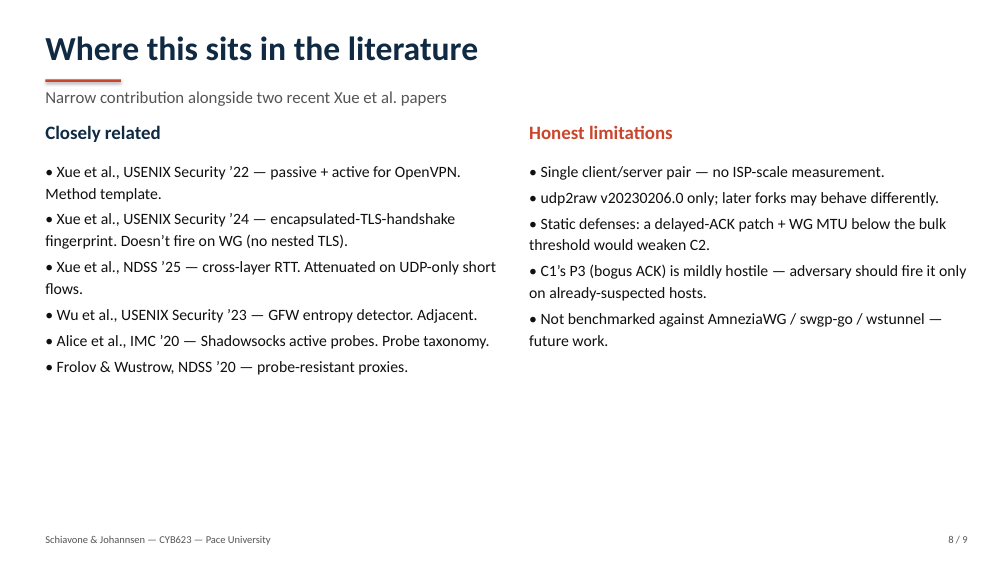
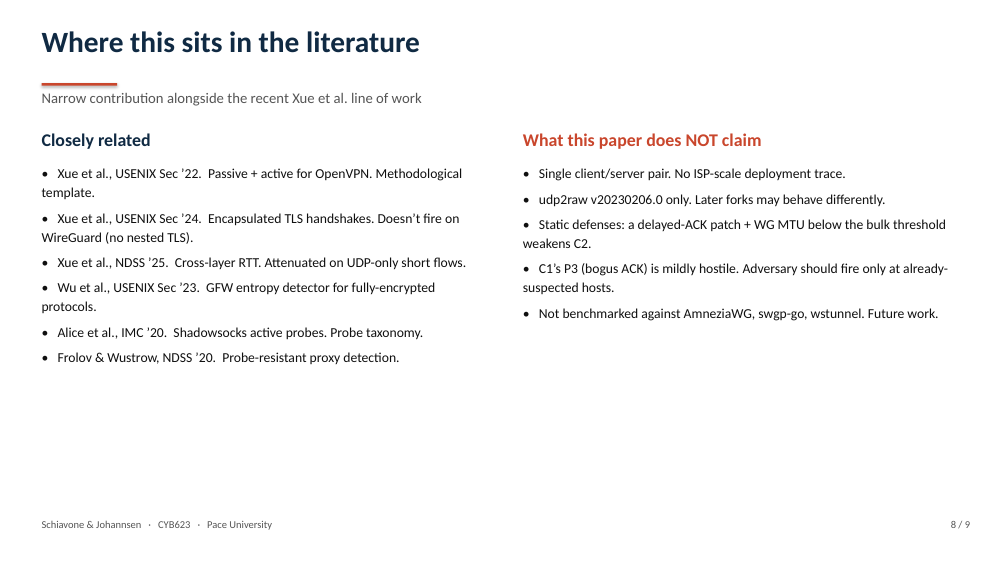
Before and after one commit to BitEU/WireGuard_Research, a slide deck: slide 8 of slides/WireGuard-udp2raw-detection.pptx. Drawn at 1008x567 pixels with LibreOffice and Linux fonts; fonts in the diff are those of the drawing. Boxes give left, top, right and bottom in pixels: in the first picture for what was removed or moved away, otherwise in the second. Text is boxed around its words. In the diff, an @@ line names an element or a change of style, - is before the commit and + after.

Commit message:
Updated pptx

```diff
--- a/slides/WireGuard-udp2raw-detection.pptx
+++ b/slides/WireGuard-udp2raw-detection.pptx
@@ text "Where this sits in the ..." at [42,31,420,53]: size 32 to 28 pt @@
@@ rectangle: place and size @@
-rectangle at [45,79,121,82]
+rectangle at [42,83,117,85]
@@ text at [42,93,422,106]: text changed; size 16 to 14 pt @@
-Narrow contribution alongside two recent Xue et al. papers
+Narrow contribution alongside the recent Xue et al. line of work
@@ text "Closely related": place and size @@
-text "Closely related" at [45,125,161,142]
+text "Closely related" at [42,133,151,149]
@@ text "Closely related" at [42,133,151,149]: size 18 to 17 pt @@
@@ text at [523,133,762,149]: text changed; size 18 to 17 pt @@
-Honest limitations
+What this paper does NOT claim
@@ text at [42,168,467,364]: text changed; size 15 to 13 pt @@
-• Xue et al., USENIX Security ’22 — passive + active for OpenVPN. Method template.
-• Xue et al., USENIX Security ’24 — encapsulated-TLS-handshake fingerprint. Doesn’t fire on WG (no nested TLS).
-• Xue et al., NDSS ’25 — cross-layer RTT. Attenuated on UDP-only short flows.
-• Wu et al., USENIX Security ’23 — GFW entropy detector. Adjacent.
-• Alice et al., IMC ’20 — Shadowsocks active probes. Probe taxonomy.
-• Frolov & Wustrow, NDSS ’20 — probe-resistant proxies.
+• Xue et al., USENIX Sec ’22. Passive + active for OpenVPN. Methodological template.
+• Xue et al., USENIX Sec ’24. Encapsulated TLS handshakes. Doesn’t fire on WireGuard (no nested TLS).
+• Xue et al., NDSS ’25. Cross-layer RTT. Attenuated on UDP-only short flows.
+• Wu et al., USENIX Sec ’23. GFW entropy detector for fully-encrypted protocols.
+• Alice et al., IMC ’20. Shadowsocks active probes. Probe taxonomy.
+• Frolov & Wustrow, NDSS ’20. Probe-resistant proxy detection.
@@ text at [523,168,948,321]: text changed; size 15 to 13 pt @@
-• Single client/server pair — no ISP-scale measurement.
-• udp2raw v20230206.0 only; later forks may behave differently.
-• Static defenses: a delayed-ACK patch + WG MTU below the bulk threshold would weaken C2.
-• C1’s P3 (bogus ACK) is mildly hostile — adversary should fire it only on already-suspected hosts.
-• Not benchmarked against AmneziaWG / swgp-go / wstunnel — future work.
+• Single client/server pair. No ISP-scale deployment trace.
+• udp2raw v20230206.0 only. Later forks may behave differently.
+• Static defenses: a delayed-ACK patch + WG MTU below the bulk threshold weakens C2.
+• C1’s P3 (bogus ACK) is mildly hostile. Adversary should fire only at already-suspected hosts.
+• Not benchmarked against AmneziaWG, swgp-go, wstunnel. Future work.
@@ text at [42,521,272,530]: text changed @@
-Schiavone & Johannsen — CYB623 — Pace University
+Schiavone & Johannsen · CYB623 · Pace University
@@ text "8 / 9": place and size @@
-text "8 / 9" at [948,536,967,543]
+text "8 / 9" at [951,521,970,528]
```
Also in this commit, not shown: 8 other slides changed, 2 other files.
